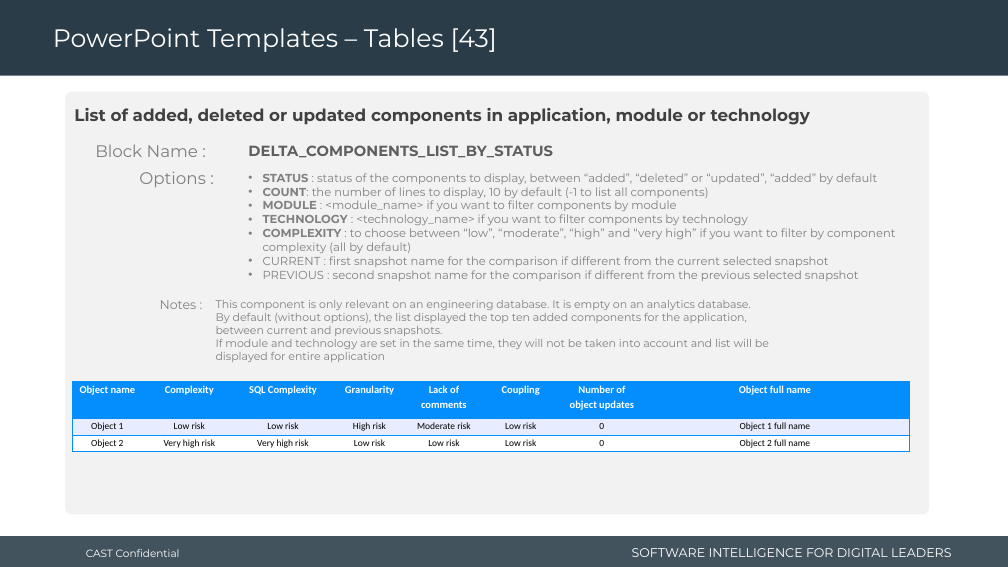
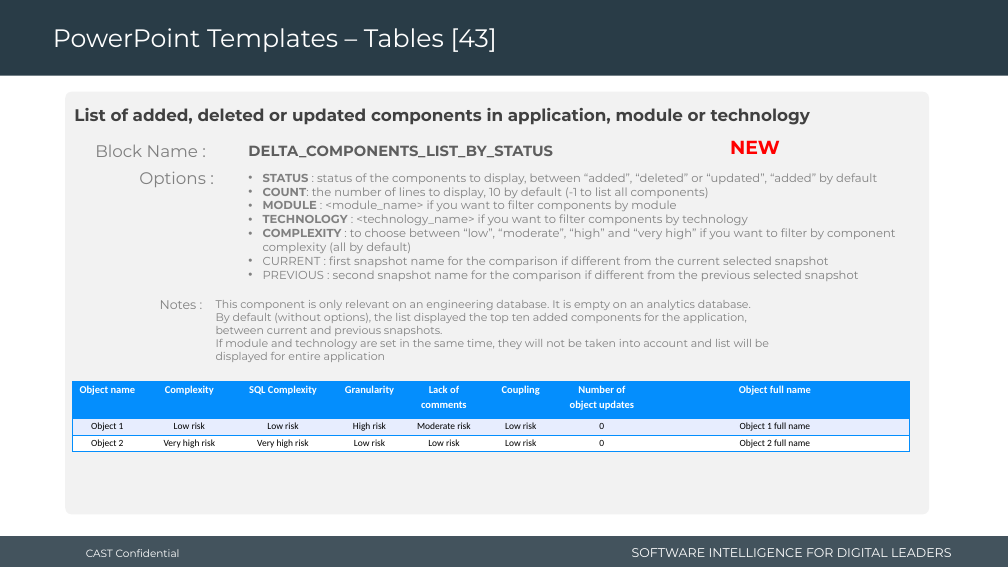
Before and after one commit to CAST-projects/RGforDashboards, a slide deck: slide 75 of CastReporting.Reporting.Core/TemplatesFiles/1- Powerpoint-components-library.pptx. Drawn at 1008x567 pixels with LibreOffice and Linux fonts; fonts in the diff are those of the drawing; background and template pictures are left out. Boxes give left, top, right and bottom in pixels: in the first picture for what was removed or moved away, otherwise in the second. Text is boxed around its words. In the diff, an @@ line names an element or a change of style, - is before the commit and + after.

```diff
--- a/CastReporting.Reporting.Core/TemplatesFiles/1- Powerpoint-components-library.pptx
+++ b/CastReporting.Reporting.Core/TemplatesFiles/1- Powerpoint-components-library.pptx
@@ text added at bbox=[730, 140, 780, 154], 18 pt, text #FF0000, bold @@
+NEW
```
Also in this commit, not shown: 3 other slides changed, 33 other files.
